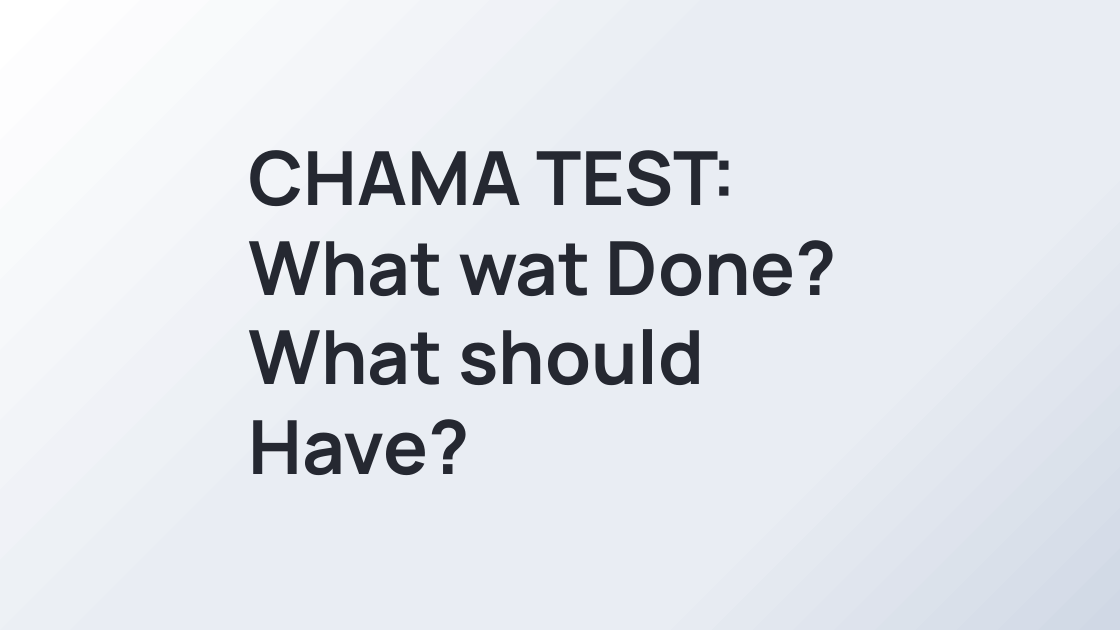
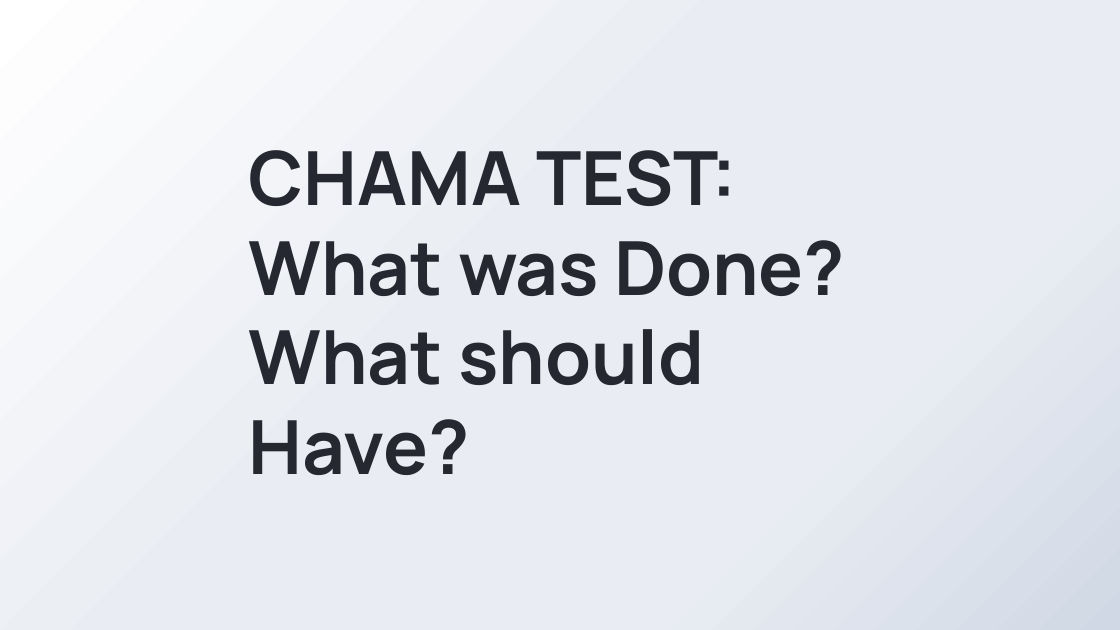
Before and after one commit to carlosjpedro/Chama-Test, a slide deck: slide 1 of MyPresentation.pptx. Drawn at 1120x630 pixels with LibreOffice and Linux fonts; fonts in the diff are those of the drawing; background and template pictures are left out. Boxes give left, top, right and bottom in pixels: in the first picture for what was removed or moved away, otherwise in the second. Text is boxed around its words. In the diff, an @@ line names an element or a change of style, - is before the commit and + after.

```diff
--- a/MyPresentation.pptx
+++ b/MyPresentation.pptx
@@ title at box(248, 240, 845, 296): text changed @@
-What wat Done?
+What was Done?
```
Also in this commit, not shown: 1 other slide changed.
